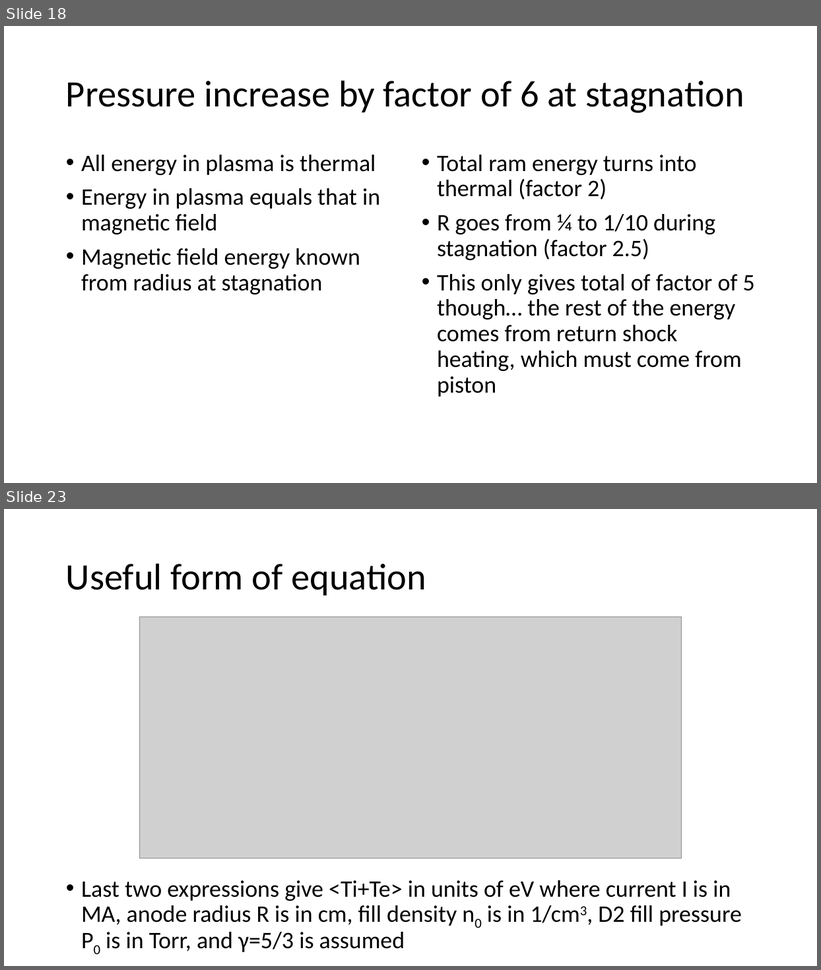
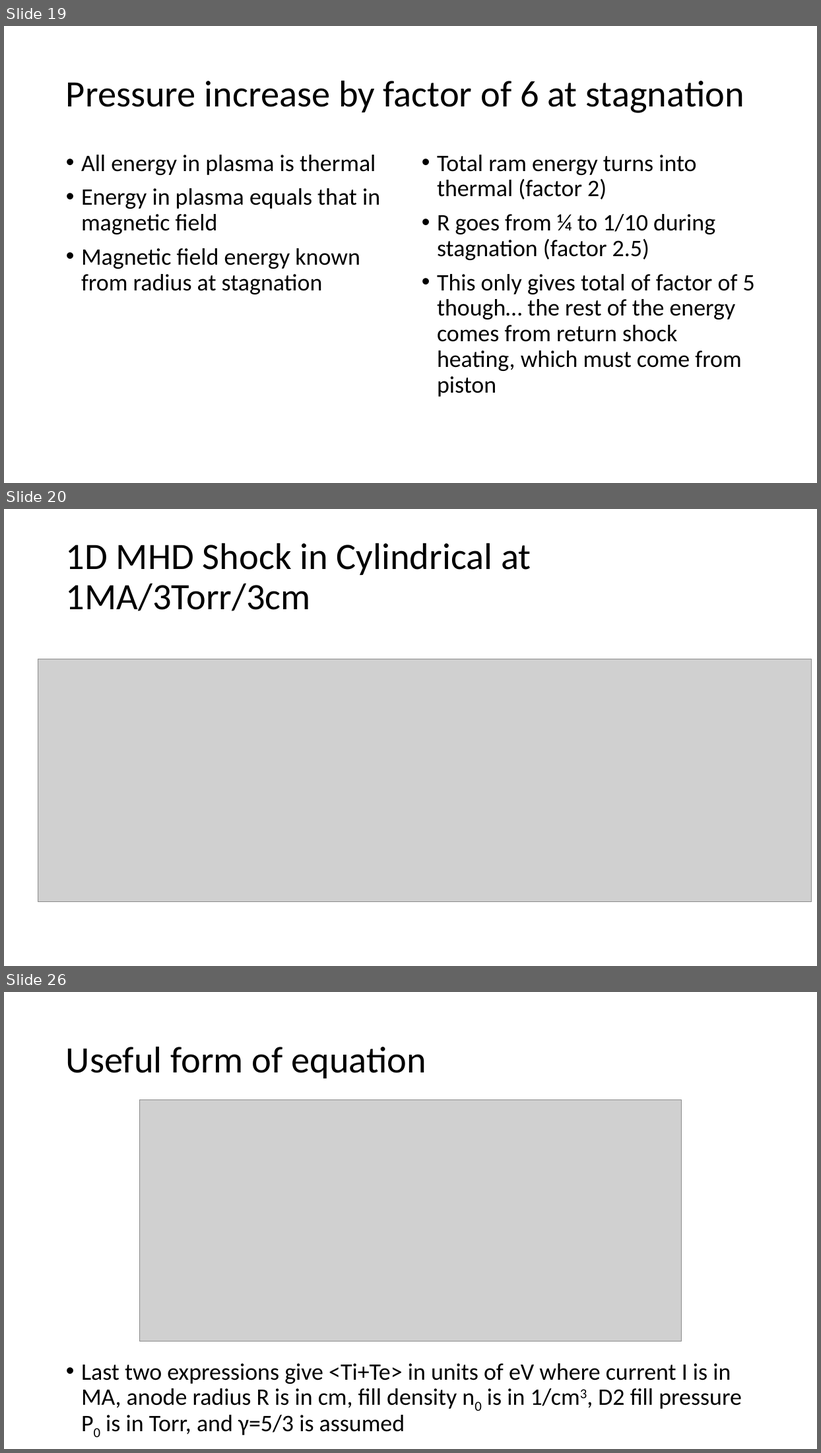
Before and after one commit to JustinRayAngus/MHDmpi, a slide deck: presentations/1DmhdShocks.pptx. Shown one above the other, each under a label of ours: slides 18 and 23 before the commit, slides 19, 20 and 26 after it; the slides between them are not shown. The pictures are 821x970 and 821x1453 pixels, drawn with LibreOffice and Linux fonts; fonts in the diff are those of the drawing; grey boxes stand for pictures. Boxes give left, top, right and bottom in pixels: in the first picture for what was removed or moved away, otherwise in the second. Text is boxed around its words. In the diff, an @@ line names an element or a change of style, - is before the commit and + after.

```diff
--- a/presentations/1DmhdShocks.pptx
+++ b/presentations/1DmhdShocks.pptx
@@ slide 20 added at box(4, 509, 817, 966), background #FFFFFF @@
@@ title added at box(66, 543, 531, 611), 44 pt, text #000000 @@
+1D MHD Shock in Cylindrical at 1MA/3Torr/3cm
@@ picture added at box(38, 659, 812, 902) @@
@@ what was slide 18 is now slide 19 @@
@@ what was slide 23 is now slide 26 @@
```
Also in this commit, not shown: 12 slides changed, 3 other slides added, 29 other files.
